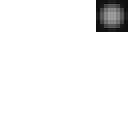
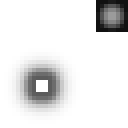
Two versions of the same layered image (w=128, h=128). Layer-by-layer changes:
painted on "transition" over [8, 52, 68, 84]
